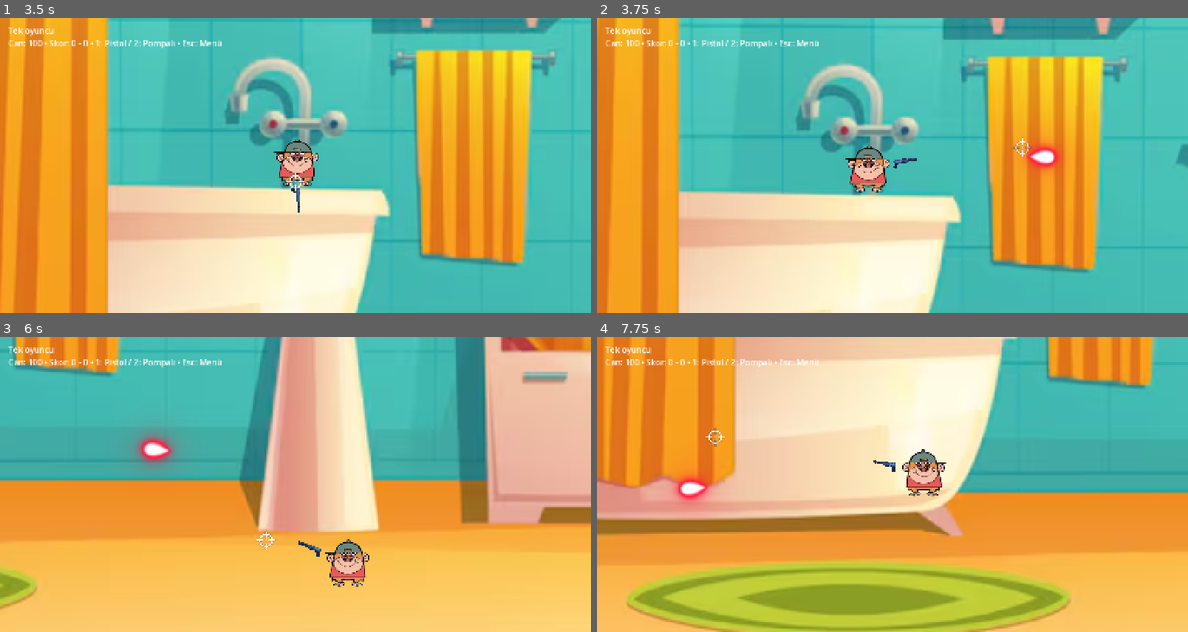
Above: before the commit, frames 1-4 (two rows, left to right).
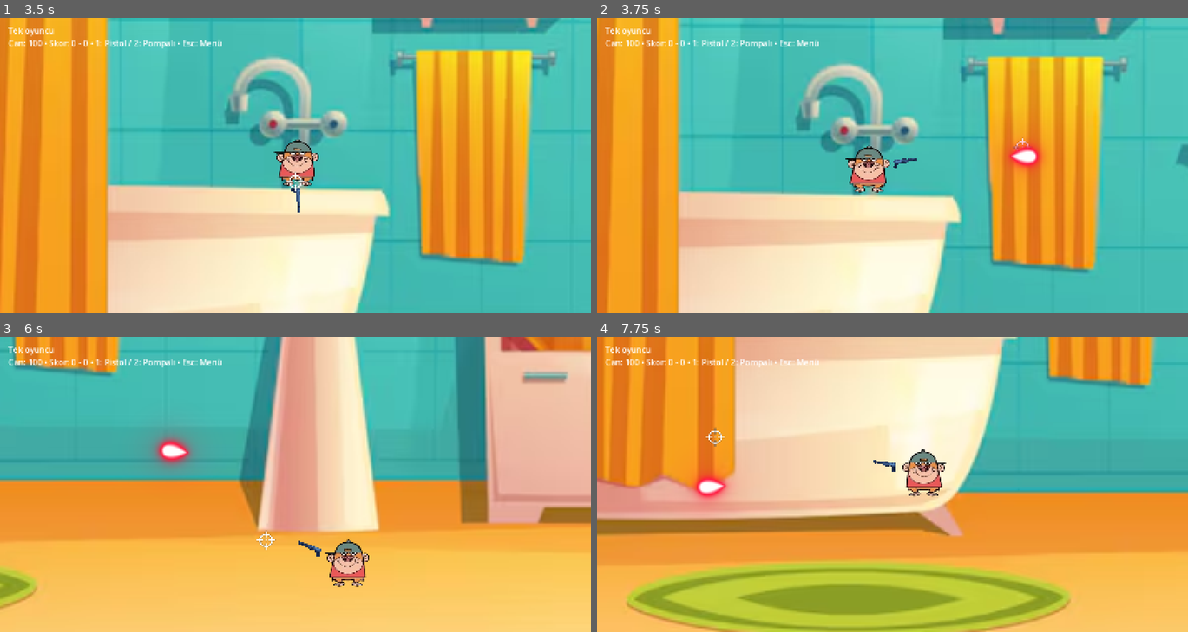
Above: after the commit, the same moments.

Repository: parlakportakal/silahasokan
Game: Godot game, scene res://Scenes/main.tscn
Two runs of this game, one before a commit and one after it. Both use one fixed random seed, a clock stepped at 60 frames per second and the inputs below.
Inputs (mouse positions are in pixels of both pictures, inside the frame that each line leads up to):
- Up to frame 1 (3.5 s): click "Oda kur" at 0.5 s; click "Oda kur" at 1.25 s; click "IP ile katıl" at 2 s; click "Tek başına dene" at 2.75 s
- Up to frame 2 (3.75 s): tap Enter at 3.5 s; move the mouse to (1022, 150) at 3.52 s; click (1022, 150) at 3.6 s
- Up to frame 3 (6 s): move the mouse to (177, 499) at 4.27 s; tap S (asagi) at 4.35 s; click (177, 499) at 4.55 s; move the mouse to (354, 419) at 5.02 s; hold D (saga) 5.03-5.78 s; click (354, 419) at 5.3 s; move the mouse to (265, 543) at 5.77 s; click (265, 543) at 5.85 s
- Up to frame 4 (7.75 s): move the mouse to (1069, 528) at 6.52 s; hold A (sola) 6.53-7.28 s; click (1069, 528) at 6.8 s; move the mouse to (715, 440) at 7.27 s; tap Space (zipla) at 7.35 s; click (715, 440) at 7.55 s

Frame 1 is identical in both runs. In frame 2, 0.7% of the frame differs, in the area x 69-79%, y 41-52%; in frame 3, 0.9%, in the area x 22-33%, y 32-44%; in frame 4, 0.7%.

Commit message:
silah mermileri fixlendi

Diff:
--- a/Scripts/main.gd
+++ b/Scripts/main.gd
@@ -318,17 +318,26 @@
 func damage_player(target: Object, shooter: Object, amount: int) -> void:
 	if not playing or not multiplayer.is_server() or target not in [$player, guest] or target == shooter:
 		return
+	var hit_slot := 0 if target == $player else 1
+	if guest_id != 0:
+		show_hit_feedback.rpc(hit_slot)
+	else:
+		show_hit_feedback(hit_slot)
 	target.health = maxi(0, target.health - amount)
 	if target.health == 0:
 		if shooter in [$player, guest]:
 			shooter.score += 1
-		var slot := 0 if target == $player else 1
 		if guest_id != 0:
-			respawn.rpc(slot)
+			respawn.rpc(hit_slot)
 		else:
-			respawn(slot)
+			respawn(hit_slot)
 	if guest_id != 0:
 		sync_health.rpc($player.health, guest.health, $player.score, guest.score)
+
+@rpc("authority", "call_local", "reliable")
+func show_hit_feedback(slot: int) -> void:
+	var player = $player if slot == 0 else guest
+	player.show_hit_feedback()
 
 @rpc("authority", "call_local", "reliable")
 func respawn(slot: int) -> void:
--- a/Scripts/mermi.gd
+++ b/Scripts/mermi.gd
@@ -7,8 +7,20 @@
 var lifetime := 2.0
 var velocity := Vector2.ZERO
 var shooter: CollisionObject2D
+var previous_position := Vector2.ZERO
+var previous_rotation: float = 0.0
+
+func _process(_delta: float) -> void:
+	render_visual(Engine.get_physics_interpolation_fraction())
+
+func render_visual(fraction: float) -> void:
+	# Çarpışma hesabını değiştirmeden, görüntüyü her karede ilerlet.
+	$Sprite2D.global_position = previous_position.lerp(global_position, fraction)
+	$Sprite2D.global_rotation = lerp_angle(previous_rotation, global_rotation, fraction)
 
 func _physics_process(delta):
+	previous_position = global_position
+	previous_rotation = global_rotation
 	velocity.y += bullet_gravity * delta
 	var next_position: Vector2 = global_position + velocity * delta
 	var query := PhysicsRayQueryParameters2D.create(global_position, next_position, 7)
@@ -26,5 +38,7 @@
 func _ready():
 	velocity = direction.normalized() * speed
 	global_rotation = velocity.angle()
+	previous_position = global_position
+	previous_rotation = global_rotation
 	await get_tree().create_timer(lifetime).timeout
 	queue_free()
--- a/Scripts/pistol.gd
+++ b/Scripts/pistol.gd
@@ -24,6 +24,7 @@
 		var bullet = bullet_scene.instantiate()
 		bullet.shooter = get_parent().get_parent()
 		bullet.direction = Vector2.RIGHT.rotated(global_rotation + offset_angle)
+		# _ready çalışmadan önce başlangıç konumunu ver; ilk karede sıçramasın.
+		bullet.position = get_tree().current_scene.to_local(muzzle.global_position)
 		get_tree().current_scene.add_child(bullet)
-		bullet.global_position = muzzle.global_position
 		bullet.global_rotation = bullet.direction.angle()
--- a/Scripts/playeranlık.gd
+++ b/Scripts/playeranlık.gd
@@ -3,6 +3,15 @@
 var local_control: bool = false
 var health: int = 100
 var score: int = 0
+var hit_flash: Tween
+
+func show_hit_feedback() -> void:
+	if hit_flash != null and hit_flash.is_valid():
+		hit_flash.kill()
+	# self_modulate sadece karakteri boyar; silah ve oyuncu rengi korunur.
+	$Sprite2D.self_modulate = Color(1.0, 0.15, 0.15)
+	hit_flash = create_tween()
+	hit_flash.tween_property($Sprite2D, "self_modulate", Color.WHITE, 0.18)
 
 var speed = 500
 var jump_force = 400
--- /dev/null
+++ b/tests/bullet_visual_test.gd
@@ -0,0 +1,45 @@
+extends SceneTree
+var failed := false
+
+func check(value: bool, message: String) -> void:
+	if value:
+		print("PASS: " + message)
+	else:
+		failed = true
+		push_error(message)
+
+func _initialize() -> void:
+	call_deferred("run_test")
+
+func run_test() -> void:
+	var world := Node2D.new()
+	root.add_child(world)
+	current_scene = world
+	var bullet = load("res://Scenes/mermi.tscn").instantiate()
+	bullet.position = Vector2(100, 100)
+	world.add_child(bullet)
+	bullet.set_process(false)
+	bullet.set_physics_process(false)
+	bullet.render_visual(0.0)
+	check(bullet.get_node("Sprite2D").global_position == Vector2(100, 100), "first rendered frame starts at muzzle, not world origin")
+	bullet._physics_process(1.0 / 60.0)
+	var start: Vector2 = bullet.previous_position
+	var finish: Vector2 = bullet.global_position
+	bullet.render_visual(0.25)
+	var first: Vector2 = bullet.get_node("Sprite2D").global_position
+	bullet.render_visual(0.75)
+	var second: Vector2 = bullet.get_node("Sprite2D").global_position
+	check(first.is_equal_approx(start.lerp(finish, 0.25)) and second.is_equal_approx(start.lerp(finish, 0.75)), "bullet advances between physics ticks")
+	check(second.x > first.x and bullet.global_position == finish, "visual smoothing preserves authoritative collision position")
+	check(bullet.velocity.y > 0.0, "gravity remains active")
+	var player = load("res://Scenes/player.tscn").instantiate()
+	world.add_child(player)
+	player.get_node("Sprite2D").modulate = Color(0.4, 0.75, 1.0)
+	player.show_hit_feedback()
+	check(player.get_node("Sprite2D").self_modulate.g < 0.2, "hit immediately flashes red")
+	await create_timer(0.1).timeout
+	player.show_hit_feedback()
+	await create_timer(0.22).timeout
+	check(player.get_node("Sprite2D").self_modulate.is_equal_approx(Color.WHITE), "repeated hits recover to normal appearance")
+	check(player.get_node("Sprite2D").modulate == Color(0.4, 0.75, 1.0), "hit flash preserves player identity color")
+	quit(1 if failed else 0)
--- a/tests/online_smoke.gd
+++ b/tests/online_smoke.gd
@@ -39,7 +39,12 @@
 		game.local_player.get_node("silaheksen").select_weapon(1)
 		await create_timer(1.0).timeout
 		game.request_fire()
-		await create_timer(1.5).timeout
+		var saw_hit_flash := false
+		var flash_deadline := Time.get_ticks_msec() + 1500
+		while Time.get_ticks_msec() < flash_deadline:
+			await process_frame
+			saw_hit_flash = saw_hit_flash or game.get_node("player/Sprite2D").self_modulate.g < 0.95
+		check(saw_hit_flash, "server-confirmed hit flash appears on client")
 		check(game.get_node("player").position.distance_to(Vector2(404, 300)) < 2.0, "host movement replicated")
 		await create_timer(3.0).timeout
 		check(game.get_node("player").score >= 1, "host score replicated after death")
Not shown, added: tests/bullet_visual_test.gd.uid
